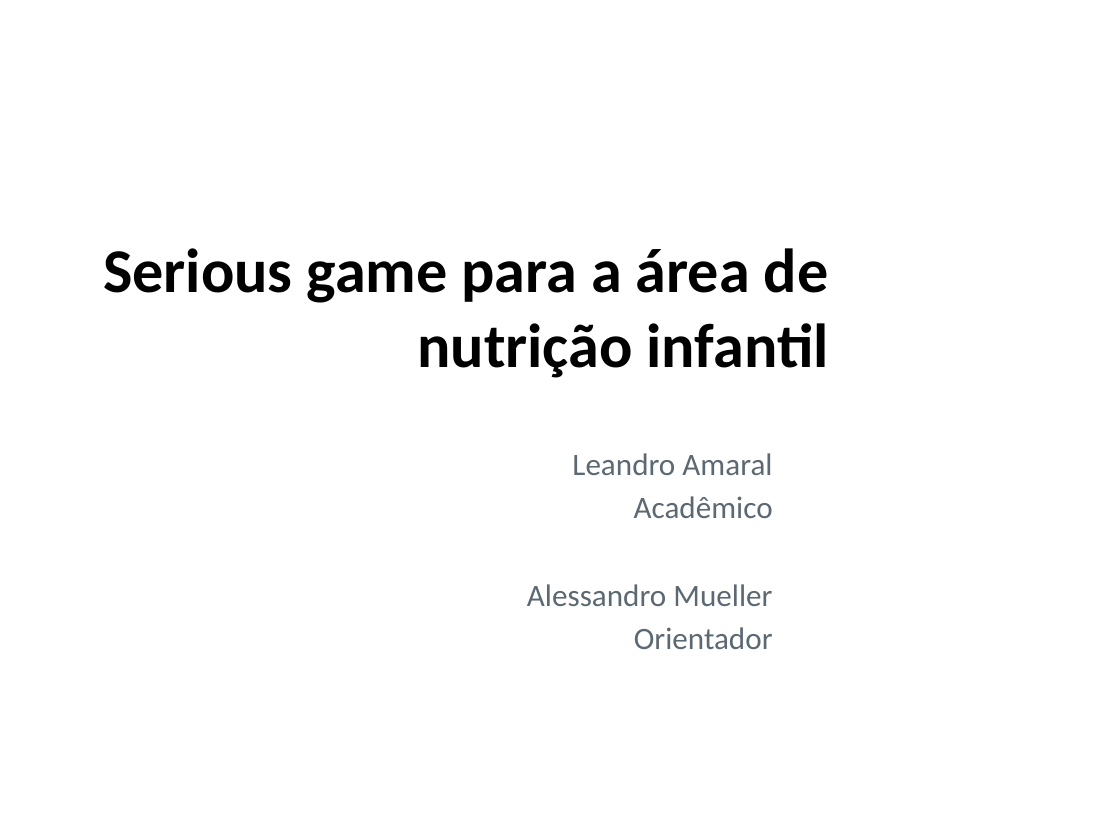
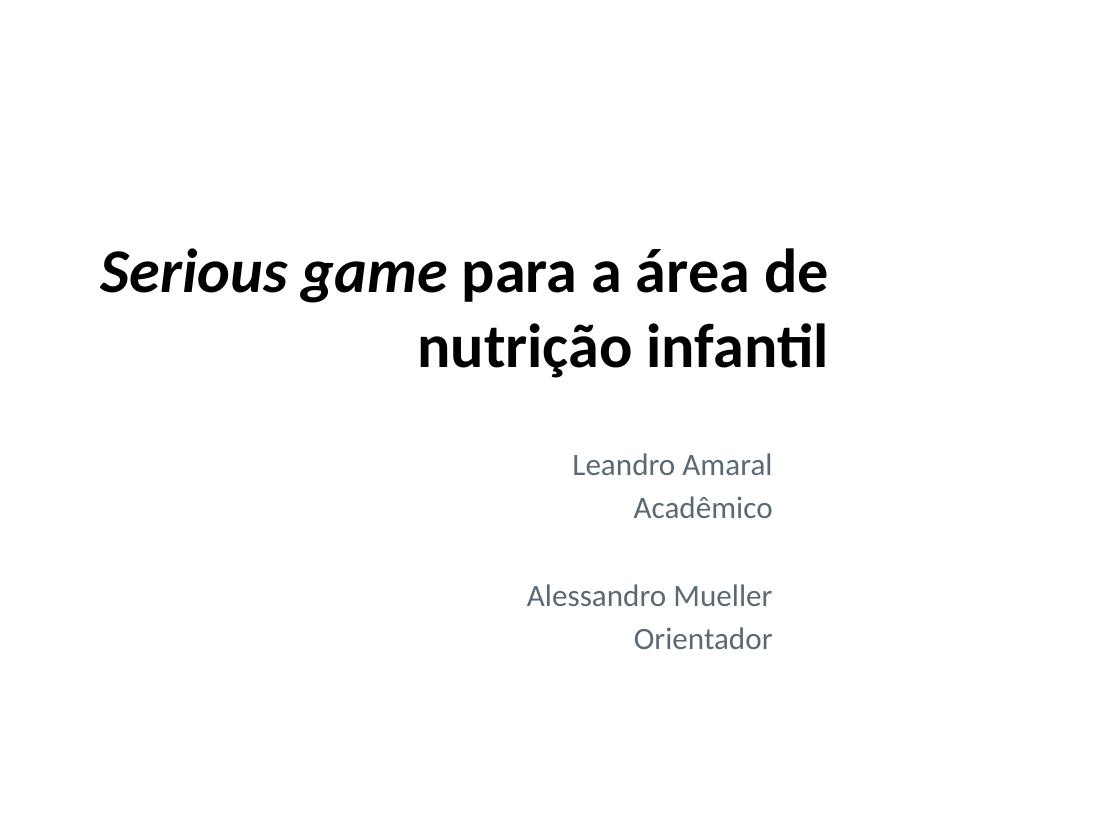
Before and after one commit to zehamarall/tcc, a slide deck: slide 1 of Doc/Apresentacao TCCII.pptx. Drawn at 1120x840 pixels with LibreOffice and Linux fonts; fonts in the diff are those of the drawing; background and template pictures are left out. Boxes give left, top, right and bottom in pixels: in the first picture for what was removed or moved away, otherwise in the second. Text is boxed around its words. In the diff, an @@ line names an element or a change of style, - is before the commit and + after.

```diff
--- a/Doc/Apresentacao TCCII.pptx
+++ b/Doc/Apresentacao TCCII.pptx
@@ title "Serious game para a área ..." at (101,248,829,378): italic on in "Serious game" @@
```
Also in this commit, not shown: 10 other slides changed, 12 slides added, 10 slides removed, 1 other file.
